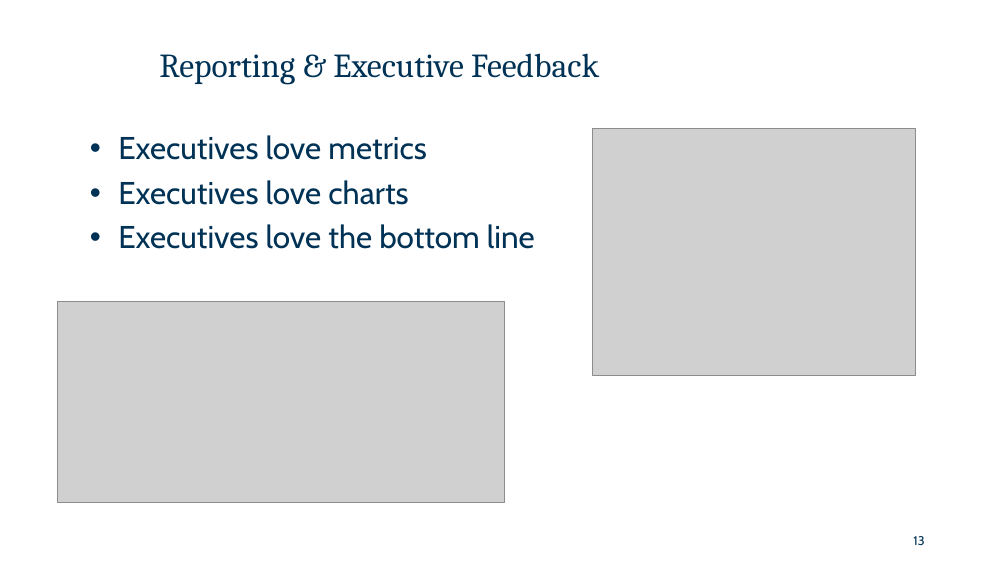
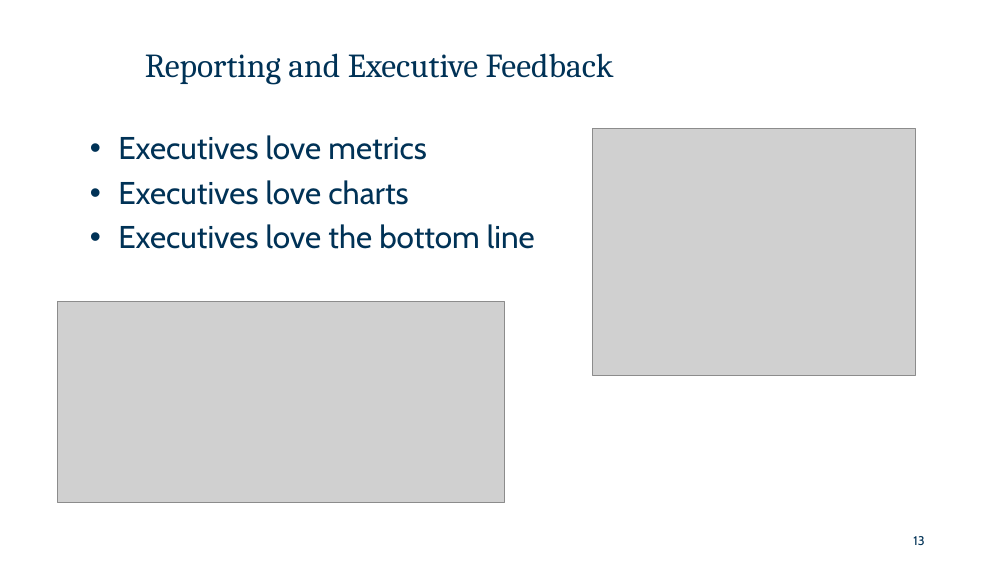
Before and after one commit to GSA/Assets.Section508.gov, a slide deck: slide 13 of assets/files/FDIC-Automated-Business-Workflow_ITACM-DEC-2025.pptx. Drawn at 1008x567 pixels with LibreOffice and Linux fonts; fonts in the diff are those of the drawing; grey boxes stand for pictures; background and template pictures are left out. Boxes give left, top, right and bottom in pixels: in the first picture for what was removed or moved away, otherwise in the second. Text is boxed around its words. In the diff, an @@ line names an element or a change of style, - is before the commit and + after.

```diff
--- a/assets/files/FDIC-Automated-Business-Workflow_ITACM-DEC-2025.pptx
+++ b/assets/files/FDIC-Automated-Business-Workflow_ITACM-DEC-2025.pptx
@@ title at box(145, 53, 614, 85): text changed @@
-Reporting & Executive Feedback
+Reporting and Executive Feedback
```
Also in this commit, not shown: 9 other slides changed.
